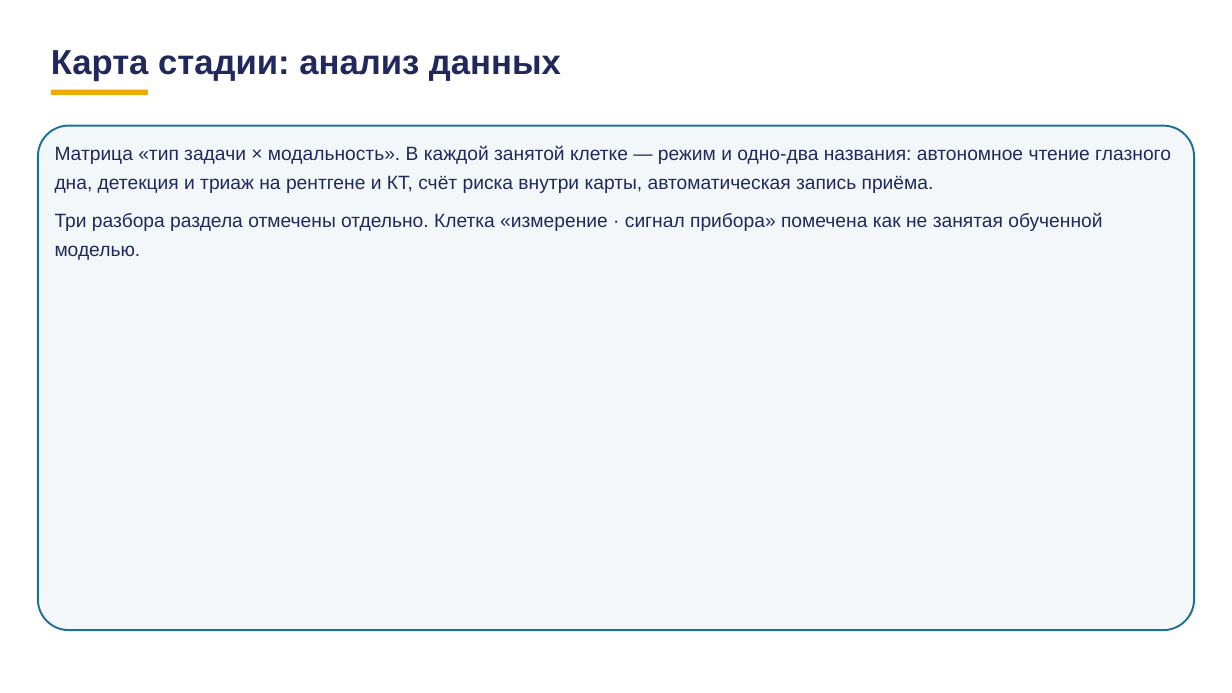
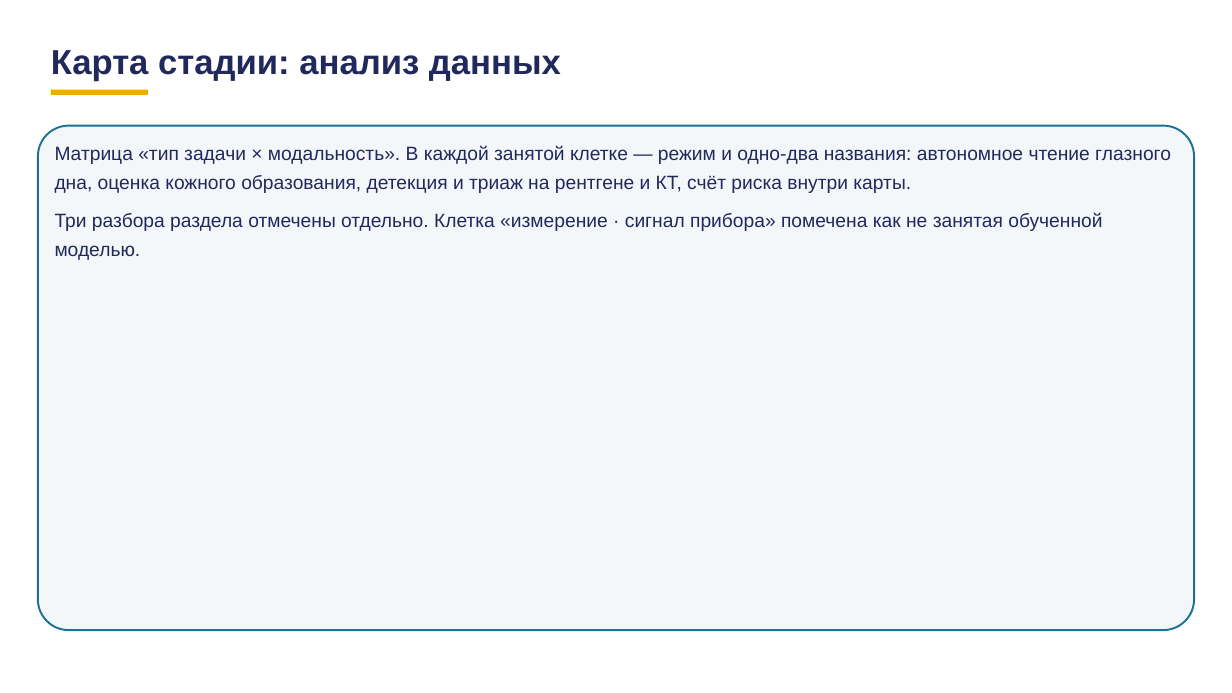
Before and after one commit to tellina-study/AI-usage-lessons, a slide deck: slide 33 of library/lectures/lec-07/rework/deck/lec-07-karkas.pptx. Drawn at 1232x693 pixels with LibreOffice and Linux fonts; fonts in the diff are those of the drawing. Boxes give left, top, right and bottom in pixels: in the first picture for what was removed or moved away, otherwise in the second. Text is boxed around its words. In the diff, an @@ line names an element or a change of style, - is before the commit and + after.

```diff
--- a/library/lectures/lec-07/rework/deck/lec-07-karkas.pptx
+++ b/library/lectures/lec-07/rework/deck/lec-07-karkas.pptx
@@ text at <box>55,145,1171,193</box>: text changed @@
-Матрица «тип задачи × модальность». В каждой занятой клетке — режим и одно-два названия: автономное чтение глазного дна, детекция и триаж на рентгене и КТ, счёт риска внутри карты, автоматическая запись приёма.
+Матрица «тип задачи × модальность». В каждой занятой клетке — режим и одно-два названия: автономное чтение глазного дна, оценка кожного образования, детекция и триаж на рентгене и КТ, счёт риска внутри карты.
```
Also in this commit, not shown: 7 other slides changed, 10 other files.
